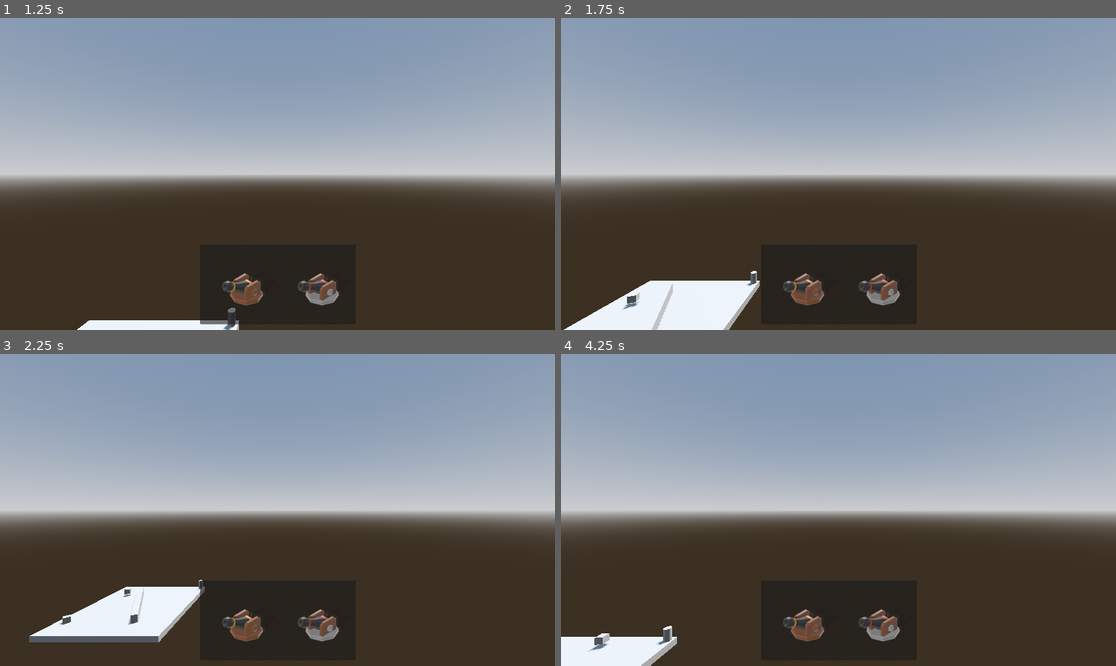
Above: before the commit, frames 1-4 (two rows, left to right).
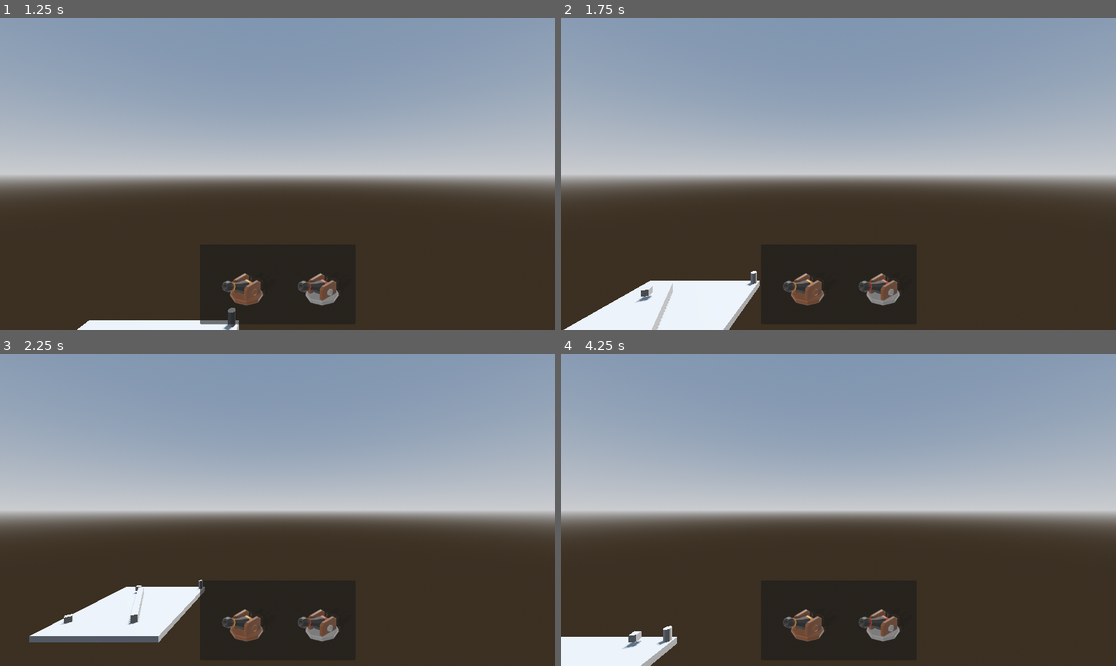
Above: after the commit, the same moments.

Repository: sharky-3/Tower-Defense-Game-Split
Game: Godot game, scene res://Scenes/maps/main.tscn
Same seed, same stepped clock (60 frames per second), same inputs: the game is played once before the commit and once after it.
Inputs (mouse positions are in pixels of both pictures, inside the frame that each line leads up to):
- Up to frame 1 (1.25 s): tap Enter at 0.5 s; move the mouse to (399, 158) at 0.52 s; hold D (right) from 0.53 s (still down); tap Mouse wheel up (camera_zoom_in) at 0.6 s; click (399, 158) at 0.67 s
- Up to frame 2 (1.75 s): move the mouse to (727, 189) at 1.27 s; release D (right) at 1.28 s; hold S (down) from 1.28 s (still down); tap Mouse wheel down (camera_zoom_out) at 1.35 s
- Up to frame 3 (2.25 s): move the mouse to (333, 441) at 2.02 s; release S (down) at 2.03 s; press the mouse at (333, 441) at 2.03 s; hold D (right) from 2.03 s (still down)
- Up to frame 4 (4.25 s): move the mouse to (810, 572) at 2.77 s; release D (right) at 2.78 s; release the mouse at (810, 572) at 2.78 s; hold W (up) 2.78-3.53 s; right-click (810, 572) at 2.85 s; click (810, 572) at 2.92 s; move the mouse to (1005, 556) at 3.52 s; hold A (left) from 3.53 s (still down); hold R (rotate_instance) from 3.53 s (still down)

Frame 1 is identical in both runs. In frame 2, 0.1% of the frame differs, in the area x 11-17%, y 85-94%; in frame 3, less than 0.1%; in frame 4, 0.2%, in the area x 4-15%, y 88-96%.

Commit message:
adding attributes to player tower and enemies

Diff:
--- a/Scenes/Characters/enemy.tscn
+++ b/Scenes/Characters/enemy.tscn
@@ -8,7 +8,13 @@
 
 [node name="Enemy" type="CharacterBody3D"]
 script = ExtResource("1_lsx3x")
-damage = 25.0
+move_speed = 5.0
+enemie_health = 15.0
+attach_move_speed = 5.0
+attack_damage = 25.0
+attack_cooldown = 2.5
+reward_gold = 15
+reward_exp = 5
 
 [node name="NavigationAgent3D" type="NavigationAgent3D" parent="."]
 
--- a/Scenes/Towers/player_tower.tscn
+++ b/Scenes/Towers/player_tower.tscn
@@ -9,6 +9,8 @@
 [node name="PlayerTower" type="Node3D"]
 transform = Transform3D(2, 0, 0, 0, 3, 0, 0, 0, 2, 0, 0, 0)
 script = ExtResource("1_v3u6p")
+health = 100.0
+max_health = 100.0
 
 [node name="Mesh" type="MeshInstance3D" parent="."]
 transform = Transform3D(1, 0, 0, 0, 1, 0, 0, 0, 1, 0, 1, 0)
--- a/Scripts/enemies/enemy.gd
+++ b/Scripts/enemies/enemy.gd
@@ -1,9 +1,31 @@
 extends CharacterBody3D
 
 @onready var navigation_agent_3d: NavigationAgent3D = $NavigationAgent3D
-@onready var target: Node3D = $"../PlayerTower" # default, can be set dynamically
-@export var speed: float = 4.0
-@export var damage: float = 10.0
+@onready var target: Node3D = $"../PlayerTower"
+
+@export_category("Main")
+@export var move_speed: float
+@export var enemie_health: float
+
+@export_category("Combat")
+@export var attach_move_speed: float
+@export var attack_damage: float
+@export var attack_cooldown: float
+
+@export_category("Status")
+@export var is_alive: bool = true
+@export var is_slowed: bool
+@export var slow_factor: float = .5
+@export var can_fly: bool
+
+@export_category("Rewards")
+@export var reward_gold: int
+@export var reward_exp: int
+
+@export_category("Visual/Audio")
+@export var death_effect: bool
+@export var hit_sound: AudioStream
+@export var death_sound: AudioStream
 
 func _ready() -> void:
 	# Make sure we have a target
@@ -32,8 +54,8 @@
 	var next_path_pos = navigation_agent_3d.get_next_path_position()
 	var dir = (next_path_pos - global_position).normalized()
 
-	velocity.x = dir.x * speed
-	velocity.z = dir.z * speed
+	velocity.x = dir.x * move_speed
+	velocity.z = dir.z * move_speed
 	velocity.y = 0  # prevent vertical movement
 
 	# Rotate horizontally towards target
@@ -44,6 +66,6 @@
 	move_and_slide()
 
 func _on_navigation_agent_3d_target_reached() -> void:
-	if target and target.has_method("take_damage"):
-		target.take_damage(damage)
+	if target and target.has_method("take_attack_damage"):
+		target.take_attack_damage(attack_damage)
 	queue_free()
--- a/Scripts/towers/player_tower.gd
+++ b/Scripts/towers/player_tower.gd
@@ -1,6 +1,15 @@
 extends Node3D
-@export var health := 100
-@export var is_alive : bool = true
+
+@export_category("Main")
+@export var health: float
+@export var max_health: float
+@export var is_alive: bool = true
+
+@export_category("Visual/Audio")
+@export var damage_effect: bool
+@export var death_effect: bool
+@export var hit_sound: AudioStream
+@export var death_sound: AudioStream
 
 func take_damage(amount: int) -> void:
 	health -= amount
